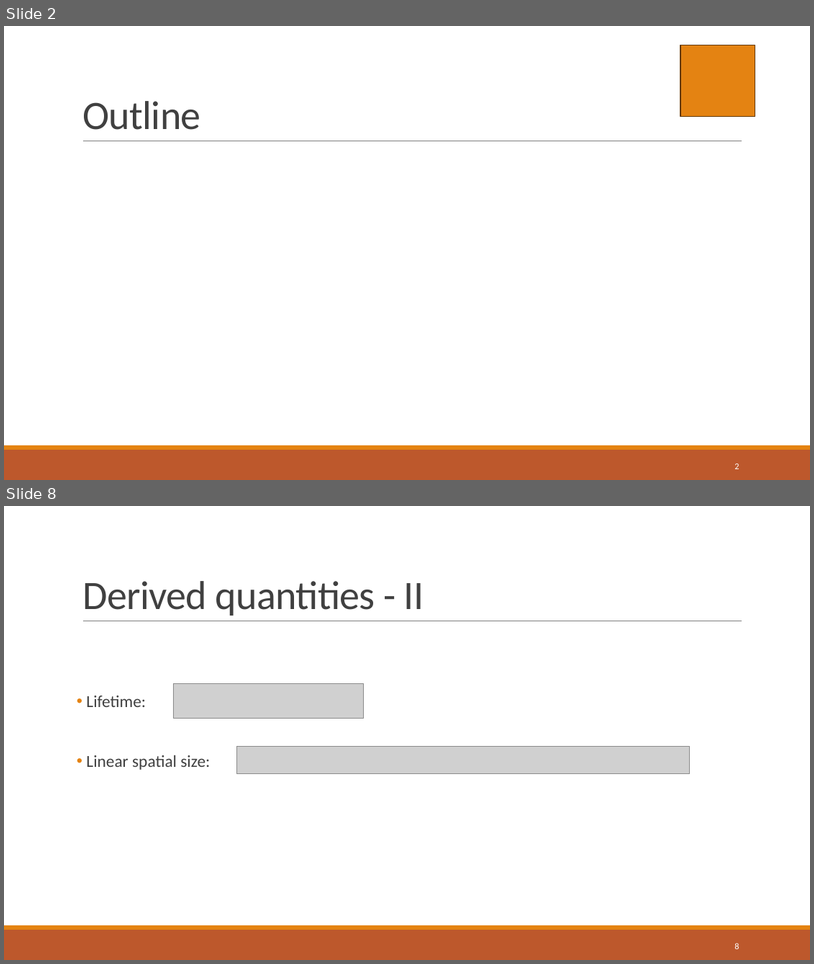
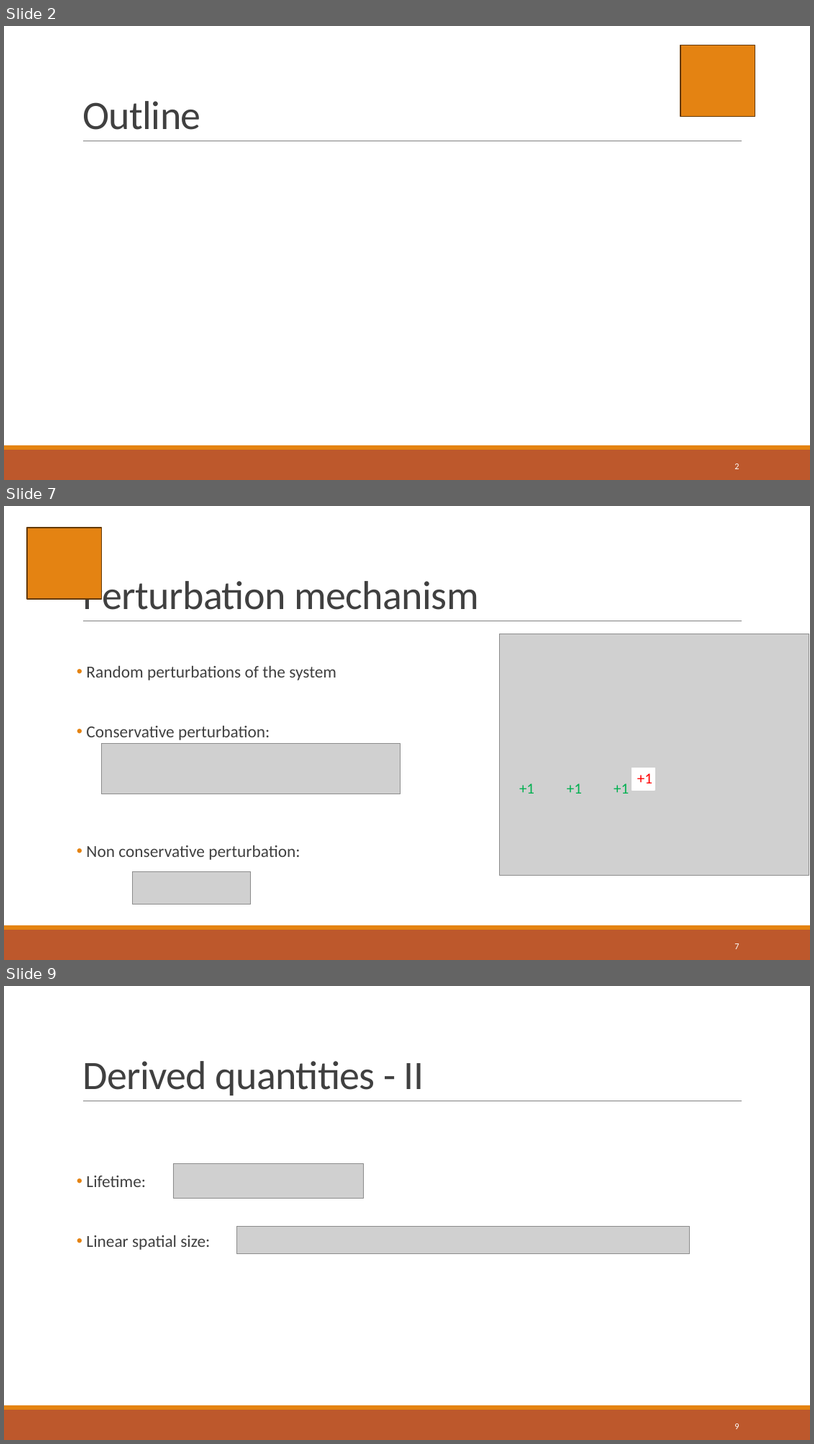
Before and after one commit to mallereusement/CP_sandpile, a slide deck: presentation/sandpile_presentation.pptx. Shown one above the other, each under a label of ours: slides 2 and 8 before the commit, slides 2, 7 and 9 after it; the slides between them are not shown. The pictures are 814x964 and 814x1444 pixels, drawn with LibreOffice and Linux fonts; fonts in the diff are those of the drawing; grey boxes stand for pictures. Boxes give left, top, right and bottom in pixels: in the first picture for what was removed or moved away, otherwise in the second. Text is boxed around its words. In the diff, an @@ line names an element or a change of style, - is before the commit and + after.

```diff
--- a/presentation/sandpile_presentation.pptx
+++ b/presentation/sandpile_presentation.pptx
@@ slide 7 added at (x1=4, y1=506, x2=810, y2=960), background #FFFFFF; not listed: 3 template elements that a slide beside it also shows @@
@@ rectangle added at (x1=27, y1=528, x2=101, y2=599), fill #E48312, outline #643908 1.25 pt @@
@@ title added at (x1=82, y1=576, x2=478, y2=610), 48 pt, text #404040 @@
+Perturbation mechanism
@@ picture added at (x1=500, y1=633, x2=810, y2=875) @@
@@ text added at (x1=86, y1=666, x2=337, y2=860), 20 pt, text #404040 @@
+• Random perturbations of the system
+• Conservative perturbation:
+• Non conservative perturbation:
@@ picture added at (x1=101, y1=744, x2=400, y2=794) @@
@@ text added at (x1=520, y1=783, x2=535, y2=793), 18 pt, text #00B050 @@
++1
@@ text added at (x1=567, y1=783, x2=582, y2=793), 18 pt, text #00B050 @@
++1
@@ text added at (x1=614, y1=783, x2=629, y2=793), 18 pt, text #00B050 @@
++1
@@ rectangle added at (x1=633, y1=768, x2=656, y2=790), fill #FFFFFF, outline #FFFFFF 1.25 pt @@
@@ text added at (x1=638, y1=773, x2=653, y2=783), 18 pt, text #FF0000 @@
++1
@@ picture added at (x1=133, y1=871, x2=252, y2=904) @@
@@ page number added at (x1=735, y1=943, x2=739, y2=949), 10.5 pt, text #FFFFFF @@
+7
@@ what was slide 8 is now slide 9 @@
@@ page number at (x1=735, y1=1423, x2=739, y2=1429): text changed @@
-8
+9
```
Also in this commit, not shown: 7 slides changed, 1 slide removed, 23 other files.
